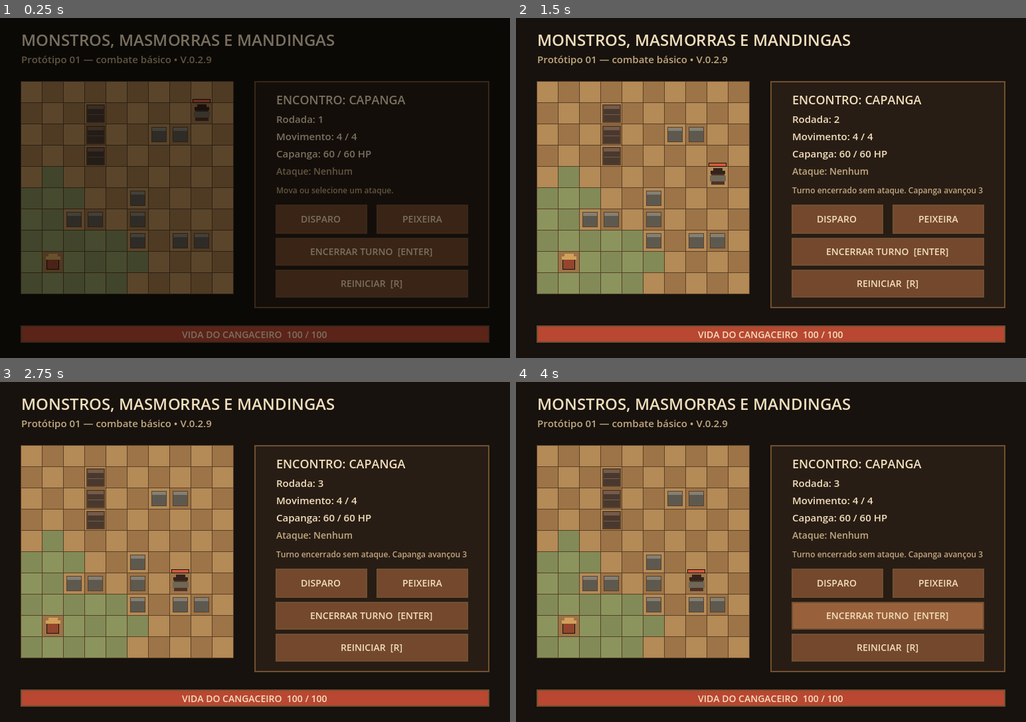
Above: before the commit, frames 1-4 (two rows, left to right).
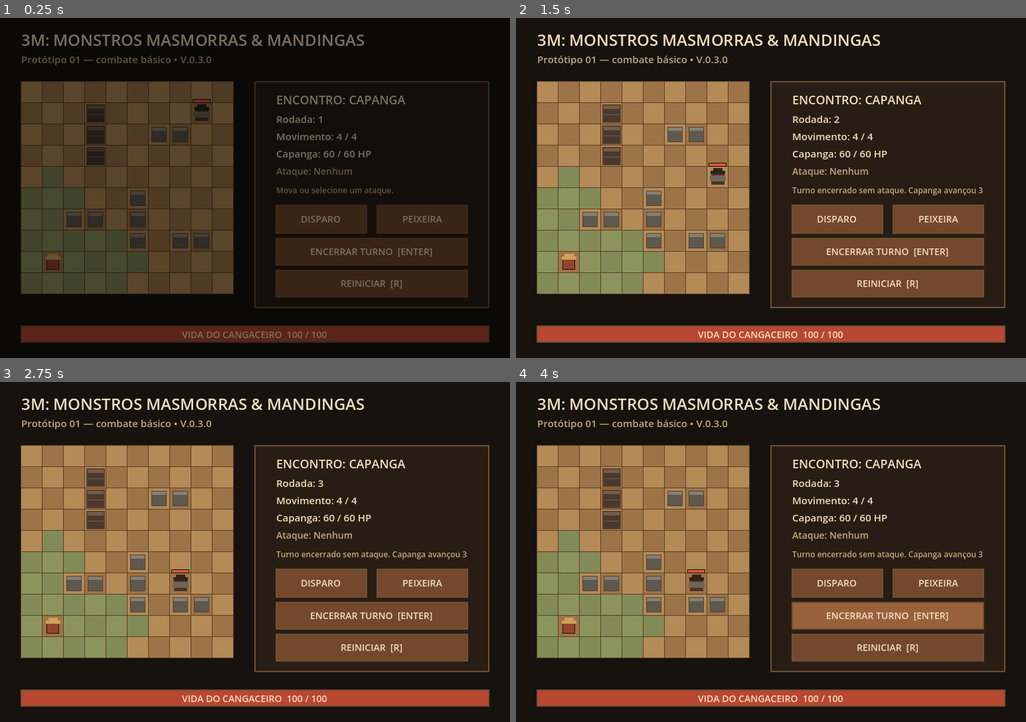
Above: after the commit, the same moments.

Repository: Miyzuu/Masmorras-Monstros-Mandigas
Game: Godot game, scene res://scenes/main.tscn
The game is run twice, just before and just after one commit, with the same random seed, the same clock (stepped at 60 frames per second) and the same inputs. This scene is started directly instead of the project's main scene.
Inputs (mouse positions are in pixels of both pictures, inside the frame that each line leads up to):
- Up to frame 1 (0.25 s): no input
- Up to frame 2 (1.5 s): tap Enter at 0.5 s; move the mouse to (883, 171) at 0.52 s; hold D 0.53-1.28 s; tap M at 0.6 s; click (883, 171) at 0.67 s; tap Space at 0.77, 1.25 s; move the mouse to (669, 205) at 1.27 s; hold S from 1.28 s (still down); tap Q at 1.35 s
- Up to frame 3 (2.75 s): tap Space at 1.52 s; tap Enter at 2 s; move the mouse to (306, 477) at 2.02 s; release S at 2.03 s; hold D from 2.03 s (still down); tap E at 2.1 s
- Up to frame 4 (4 s): tap Space at 2.75, 3.02, 3.77 s; move the mouse to (745, 620) at 2.77 s; release D at 2.78 s; hold W 2.78-3.53 s; tap R at 2.85 s; click (745, 620) at 2.92 s; tap Enter at 3.5, 3.6 s; move the mouse to (924, 603) at 3.52 s; hold A from 3.53 s (still down)

The runs differ from the first frame. In frame 1, 1.3% of the frame differs, in the area x 4-72%, y 4-14%; in frame 2, 1.4%; in frame 3, 1.4%; in frame 4, 1.4%.

Commit message:
V.0.3.0 — Nome oficial 3M
define 3M: Monstros Masmorras & Mandingas sem renomear arquivos internos.

Diff:
--- a/project.godot
+++ b/project.godot
@@ -10,8 +10,8 @@
 
 [application]
 
-config/name="Monstros, Masmorras e Mandingas — Protótipo"
-config/version="V.0.2.9"
+config/name="3M: Monstros Masmorras & Mandingas"
+config/version="V.0.3.0"
 run/main_scene="res://scenes/exploration.tscn"
 config/features=PackedStringArray("4.7")
 
--- a/scripts/main.gd
+++ b/scripts/main.gd
@@ -1189,7 +1189,7 @@
 	draw_string(
 		font,
 		Vector2(32.0, 42.0),
-		"MONSTROS, MASMORRAS E MANDINGAS",
+		"3M: MONSTROS MASMORRAS & MANDINGAS",
 		HORIZONTAL_ALIGNMENT_LEFT,
 		-1.0,
 		24,
@@ -1544,7 +1544,7 @@
 	draw_string(
 		font,
 		Vector2(32.0, 42.0),
-		"MONSTROS, MASMORRAS E MANDINGAS",
+		"3M: MONSTROS MASMORRAS & MANDINGAS",
 		HORIZONTAL_ALIGNMENT_LEFT,
 		-1.0,
 		24,
--- a/scripts/pause_menu.gd
+++ b/scripts/pause_menu.gd
@@ -193,7 +193,7 @@
 	draw_string(
 		font,
 		Vector2(panel_rect.position.x, panel_rect.position.y + 94.0),
-		"Monstros, Masmorras e Mandingas",
+		"3M: Monstros Masmorras & Mandingas",
 		HORIZONTAL_ALIGNMENT_CENTER,
 		panel_rect.size.x,
 		14,
Not shown, changed: CHANGELOG.md
Not shown, changed: GDD_MVP.md
Not shown, changed: README.md
Not shown, changed: VERSION
